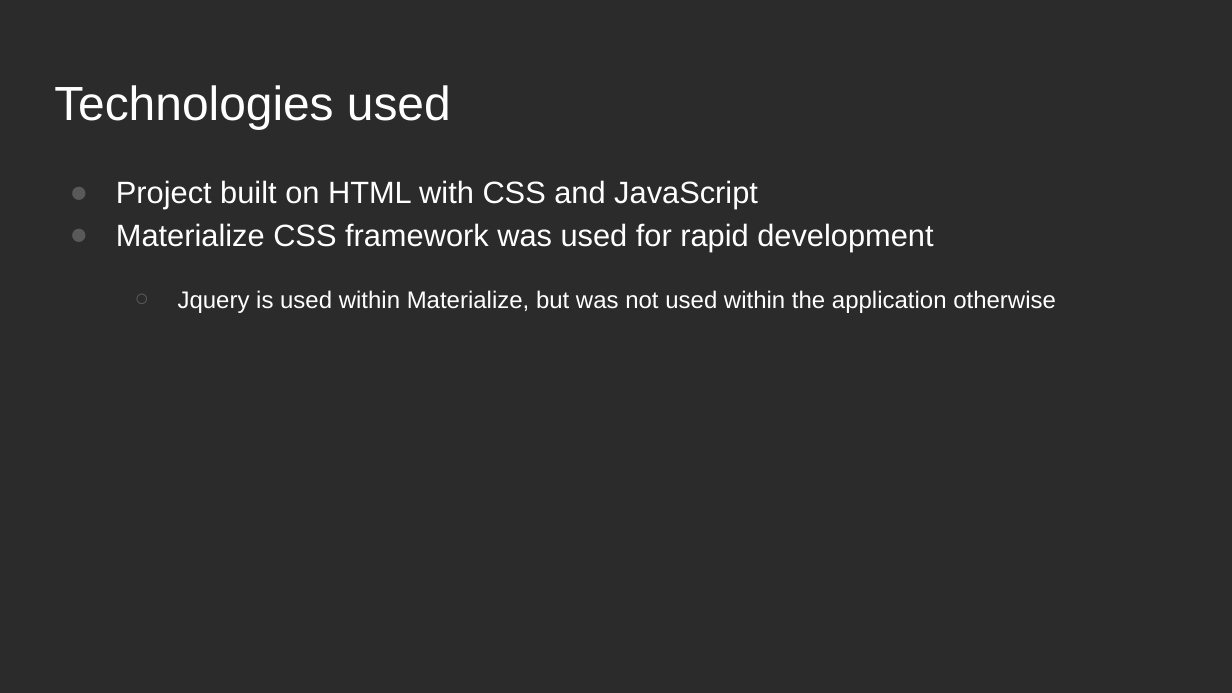
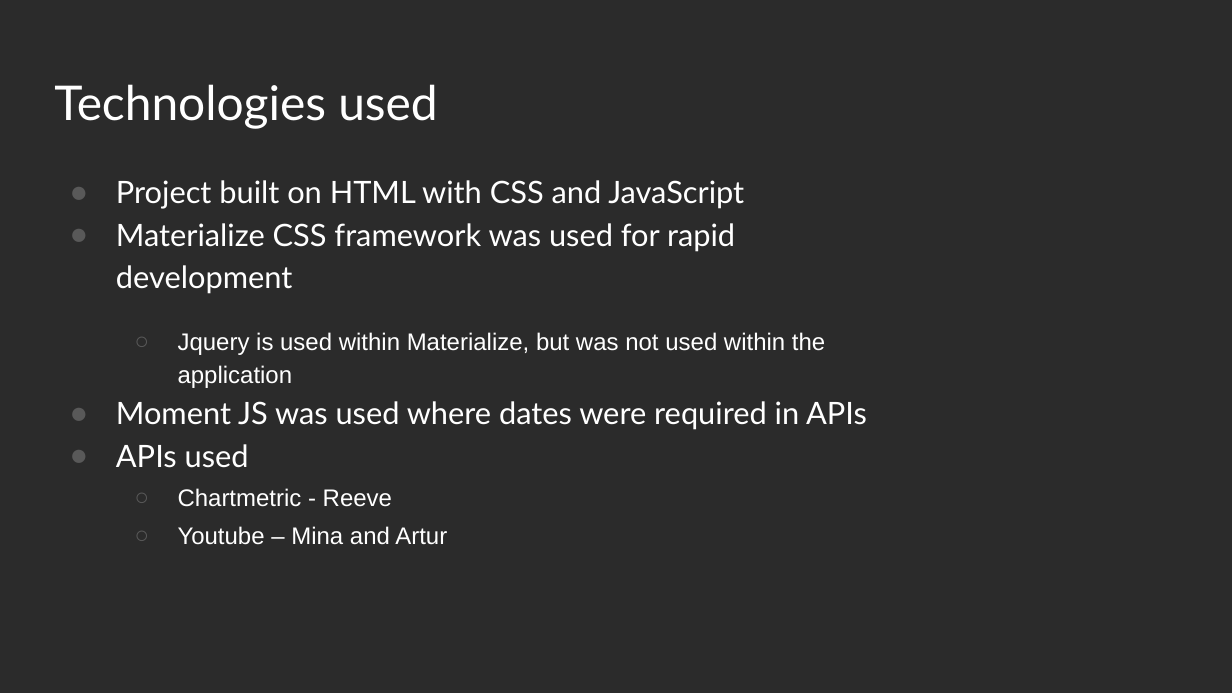
Before and after one commit to rschragger/MAR, a slide deck: slide 4 of project/MAR Project-Presentation.pptx. Drawn at 1232x693 pixels with LibreOffice and Linux fonts; fonts in the diff are those of the drawing; background and template pictures are left out; a plain dark background stands for a picture behind light text. Boxes give left, top, right and bottom in pixels: in the first picture for what was removed or moved away, otherwise in the second. Text is boxed around its words. In the diff, an @@ line names an element or a change of style, - is before the commit and + after.

Commit message:
Update presentation

```diff
--- a/project/MAR Project-Presentation.pptx
+++ b/project/MAR Project-Presentation.pptx
@@ title "Technologies used" at box(54, 84, 437, 129): font Arial to Lato @@
@@ text at box(116, 180, 744, 294): font Arial to Lato in "Project built on HTML with CSS and ...", "Materialize CSS framework was used for rapid ..." @@
@@ text at box(116, 332, 867, 545): text changed @@
-  ○ Jquery is used within Materialize, but was not used within the application otherwise
+  ○ Jquery is used within Materialize, but was not used within the application
+● Moment JS was used where dates were required in APIs
+● APIs used
+  ○ Chartmetric - Reeve
+  ○ Youtube – Mina and Artur
```
Also in this commit, not shown: 9 other slides changed.
